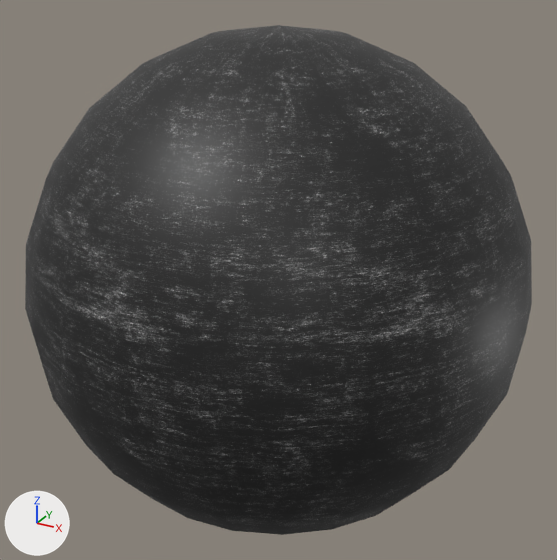
One commit to the FBX model assets/Phase3/VFX/HO_VFX_EnergySphere.fbx: the scene before it, then after it.
Both versions are drawn from a 50 mm camera at (5.63, -10.24, 9.11) aimed at (0.0, 0.0, 3.99). The lights are fixed; the arrows at lower left show +X, +Y and +Z. The picture after the commit comes second. Where no turn or scale is listed for an object, it has been applied to the vertices.

Objects in the first picture: 'HO_VFX_EnergySphere_Outer'.
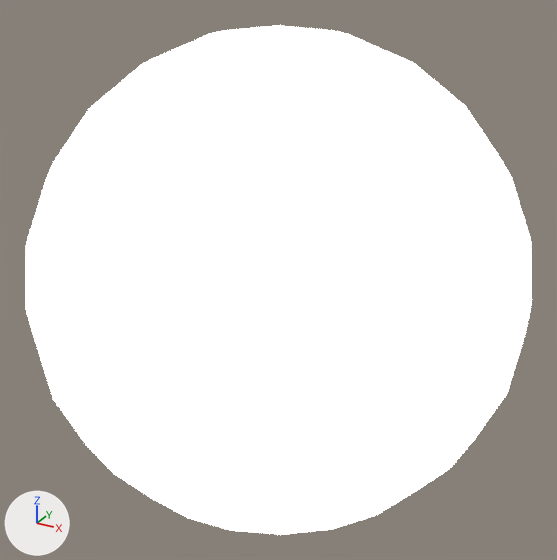
Location of each change, [x1, y1, x2, y2] in pixels of the pictures (557 x 560 px):
'HO_VFX_EnergySphere_Outer', surface changed (black to white)
    both: [25, 25, 532, 535]

Edits to the bpy script that builds the scene:
```text
Change mat_ho_m_vfx_energy:
    remove # nodes: BsdfPrincipled, NormalMap, OutputMaterial, TexImage x3
    remove # uses the picture img_ho_t_vfx_energy_color_png
    nodes: BsdfPrincipled, NormalMap, OutputMaterial, TexImage x2
    colours: black #000000
```
